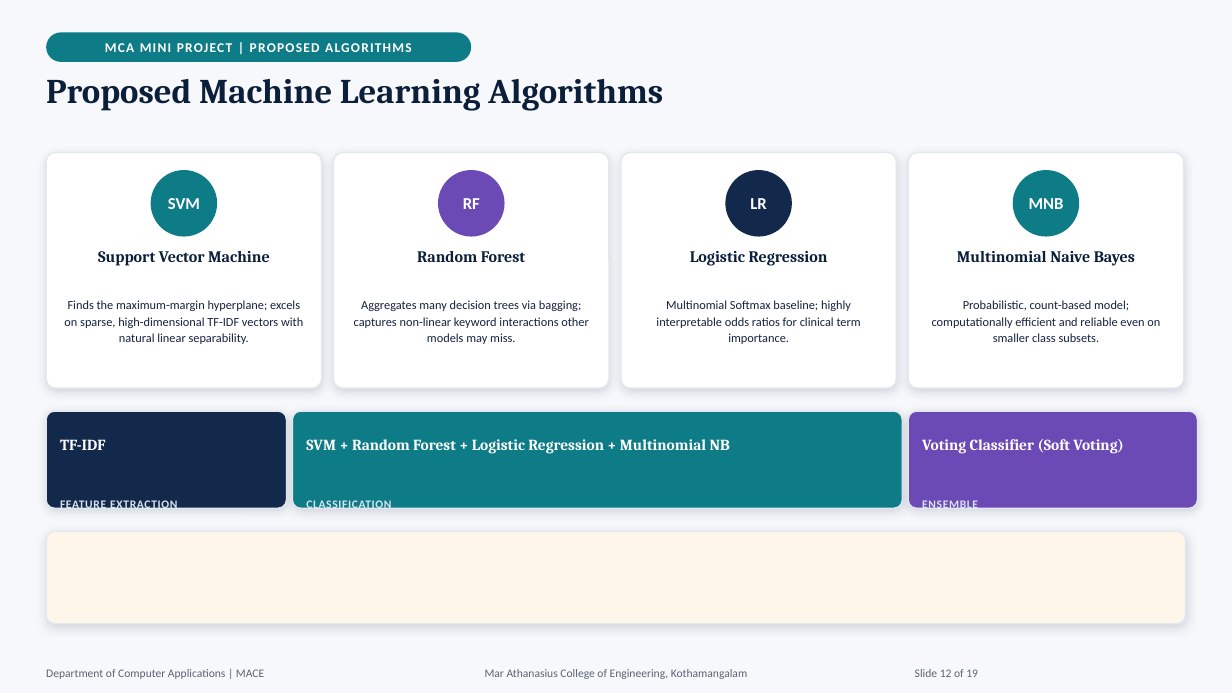
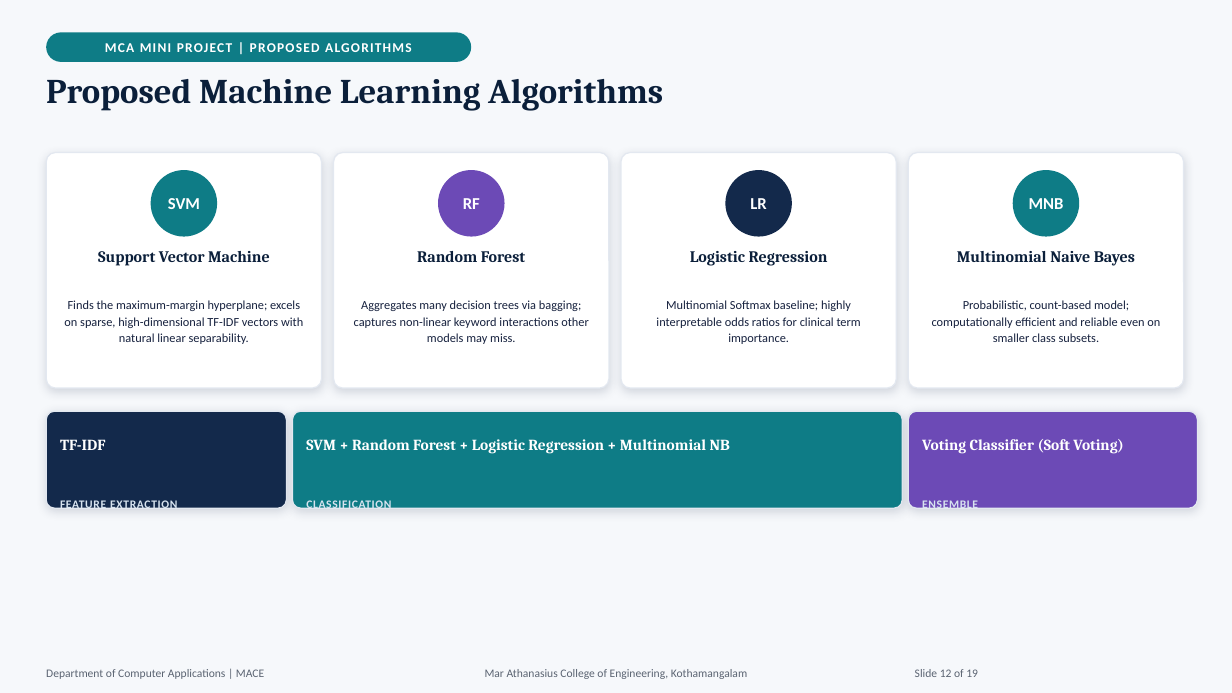
Before and after one commit to JiphinGeorge/Mini-Project-S3-MCA, a slide deck: slide 12 of Medical_Specialty_Classification_Presentation_v7.pptx. Drawn at 1232x693 pixels with LibreOffice and Linux fonts; fonts in the diff are those of the drawing. Boxes give left, top, right and bottom in pixels: in the first picture for what was removed or moved away, otherwise in the second. Text is boxed around its words. In the diff, an @@ line names an element or a change of style, - is before the commit and + after.

```diff
--- a/Medical_Specialty_Classification_Presentation_v7.pptx
+++ b/Medical_Specialty_Classification_Presentation_v7.pptx
@@ rounded rectangle removed at box(46, 531, 1186, 624) @@
```
Also in this commit, not shown: 1 other file.
